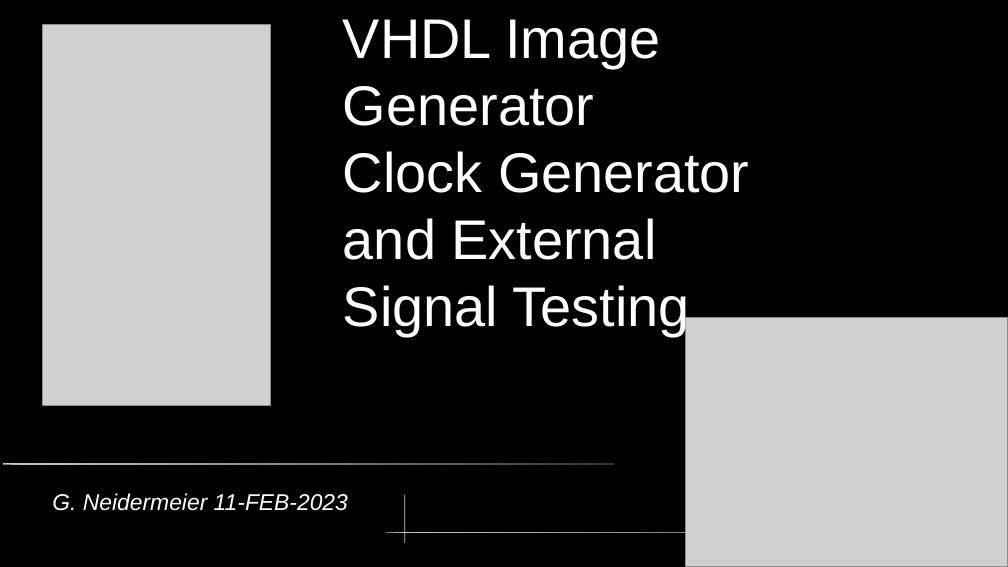
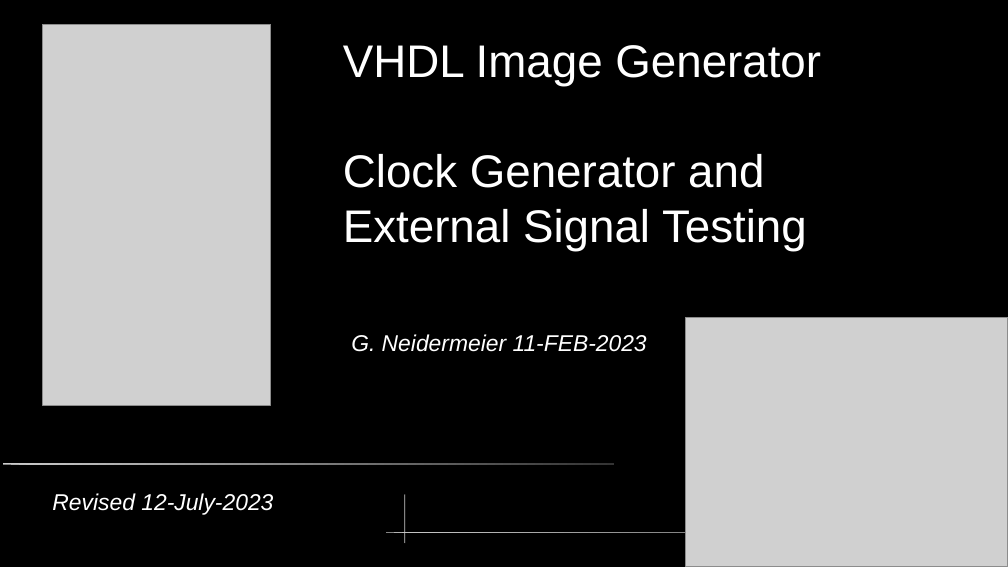
Before and after one commit to neiderm/retro_comp_fpga, a slide deck: slide 1 of docs/soc_t80_vga_clk.odp. Drawn at 1008x567 pixels with LibreOffice and Linux fonts; fonts in the diff are those of the drawing; grey boxes stand for pictures. Boxes give left, top, right and bottom in pixels: in the first picture for what was removed or moved away, otherwise in the second. Text is boxed around its words. In the diff, an @@ line names an element or a change of style, - is before the commit and + after.

```diff
--- a/docs/soc_t80_vga_clk.odp
+++ b/docs/soc_t80_vga_clk.odp
@@ title "VHDL Image Generator Clock Generator ..." at bbox=[343, 45, 821, 251]: size 44 to 36 pt @@
@@ text added at bbox=[351, 334, 647, 352], 18 pt, text #FFFFFF, italic @@
+G. Neidermeier 11-FEB-2023
@@ text at bbox=[52, 493, 273, 515]: text changed @@
-G. Neidermeier 11-FEB-2023
+Revised 12-July-2023
```
Also in this commit, not shown: 5 other slides changed, 3 slides added, 2 slides removed, 5 other files.
